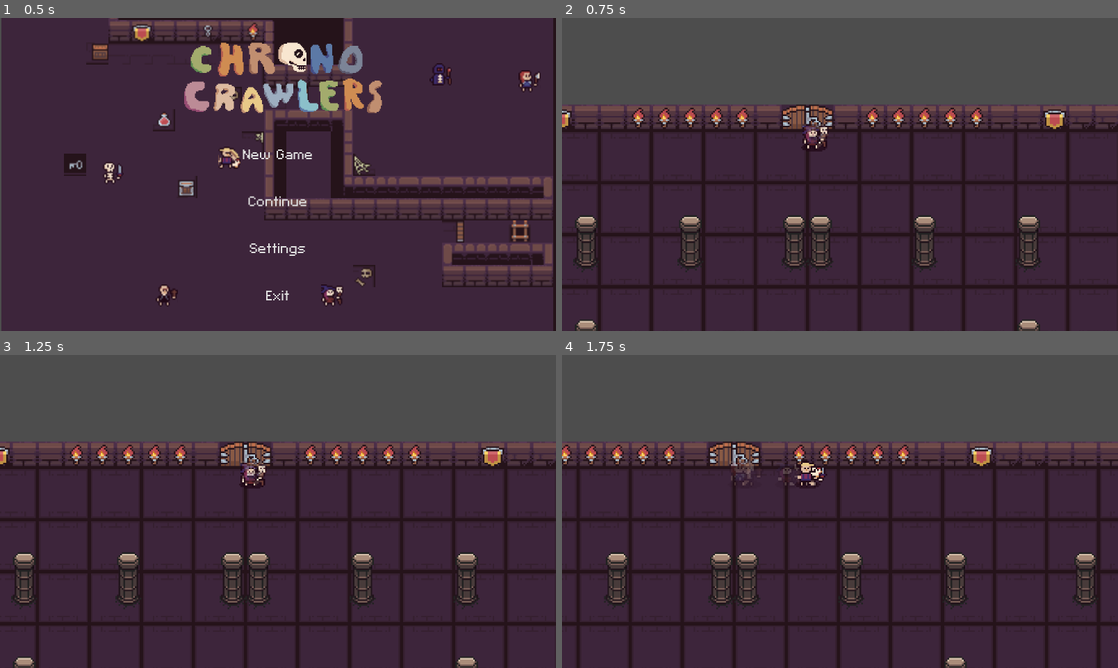
Above: before the commit, frames 1-4 (two rows, left to right).
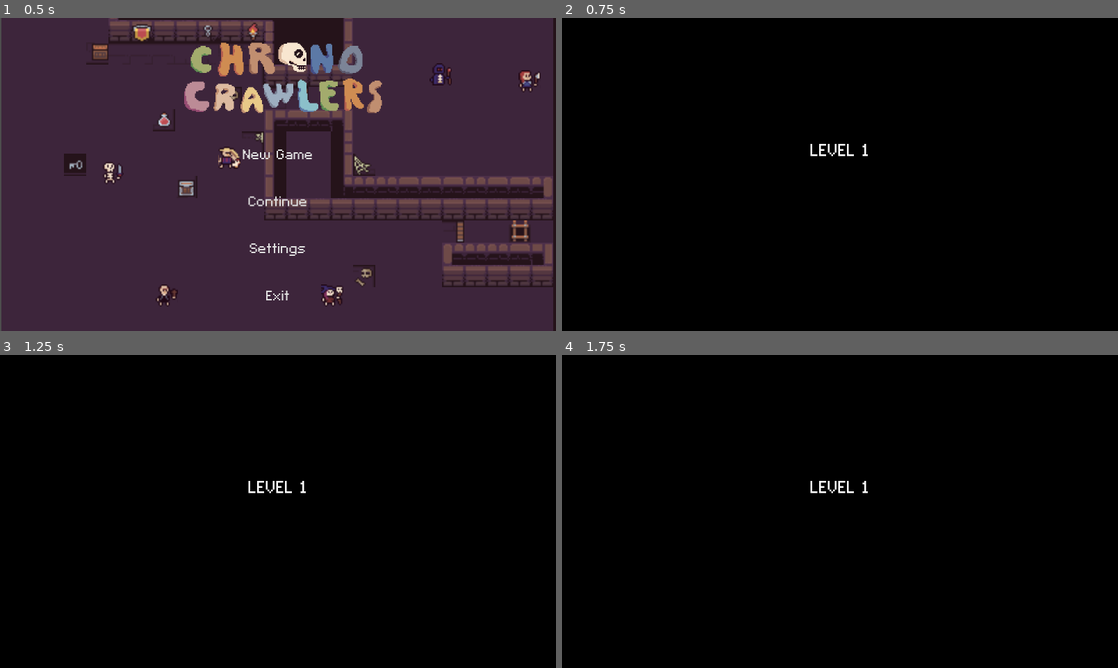
Above: after the commit, the same moments.

Repository: phoenixstears/chrono-crawlers
Game: Godot game, scene res://Scenes/MainMenu.tscn
The game is run twice, just before and just after one commit, with the same random seed, the same clock (stepped at 60 frames per second) and the same inputs.
Inputs (mouse positions are in pixels of both pictures, inside the frame that each line leads up to):
- Up to frame 1 (0.5 s): no input
- Up to frame 2 (0.75 s): click "New Game" at 0.5 s
- Up to frame 3 (1.25 s): no input
- Up to frame 4 (1.75 s): tap Enter at 1.25 s; move the mouse to (962, 495) at 1.27 s; hold D (right) from 1.28 s (still down); tap 1 (1) at 1.35 s; tap 2 (2) at 1.55 s

Frame 1 is identical in both runs. In frame 2, 100% of the frame differs, in the area x 0-100%, y 0-100%; in frame 3, 100%; in frame 4, 100%.

Commit message:
implement main gameplay loop and transitions

Diff:
--- /dev/null
+++ b/Scenes/GameOverScreen.tscn
@@ -0,0 +1,37 @@
+[gd_scene load_steps=3 format=3 uid="uid://dncgi2rx62w6g"]
+
+[ext_resource type="Script" uid="uid://cow3l2qjnrfdq" path="res://Scenes/game_over_screen.gd" id="1_2emqa"]
+[ext_resource type="FontFile" uid="uid://dobwvaegybdn6" path="res://fonts/C&C Red Alert [INET].ttf" id="2_6hy6l"]
+
+[node name="GameOverScreen" type="Node2D"]
+script = ExtResource("1_2emqa")
+
+[node name="ColorRect" type="ColorRect" parent="."]
+offset_left = -837.0
+offset_top = -483.0
+offset_right = 825.0
+offset_bottom = 516.0
+color = Color(0, 0, 0, 1)
+
+[node name="Camera2D" type="Camera2D" parent="."]
+
+[node name="Label" type="Label" parent="."]
+anchors_preset = 8
+anchor_left = 0.5
+anchor_top = 0.5
+anchor_right = 0.5
+anchor_bottom = 0.5
+offset_left = -507.0
+offset_top = -166.0
+offset_right = 508.0
+offset_bottom = 121.0
+grow_horizontal = 2
+grow_vertical = 2
+size_flags_horizontal = 4
+theme_override_fonts/font = ExtResource("2_6hy6l")
+theme_override_font_sizes/font_size = 64
+text = "GAME OVER
+PRESS ANY BUTTON TO START A NEW GAME
+PRESS ESC TO GO BACK TO MAIN MENU"
+horizontal_alignment = 1
+vertical_alignment = 1
--- a/Scenes/Level1.tscn
+++ b/Scenes/Level1.tscn
@@ -13,7 +13,7 @@
 [node name="AudioStreamPlayer" type="AudioStreamPlayer" parent="."]
 stream = ExtResource("1_2llne")
 autoplay = true
-parameters/looping = false
+parameters/looping = true
 
 [node name="PauseMenu" type="CanvasLayer" parent="."]
 process_mode = 2
@@ -40,7 +40,12 @@
 horizontal_alignment = 1
 vertical_alignment = 1
 
+[node name="Player" parent="." instance=ExtResource("3_joc8x")]
+
+[node name="Camera2D2" type="Camera2D" parent="Player"]
+position = Vector2(-35, -77)
+offset = Vector2(50, 100)
+zoom = Vector2(4.68, 4.68)
+
 [node name="Level" parent="." instance=ExtResource("6_t3or0")]
 position = Vector2(4834, 3612)
-
-[node name="Player" parent="." instance=ExtResource("3_joc8x")]
--- a/Scenes/MusicPlayer.tscn
+++ b/Scenes/MusicPlayer.tscn
@@ -8,5 +8,4 @@
 
 [node name="AudioStreamPlayer" type="AudioStreamPlayer" parent="."]
 stream = ExtResource("2_w8kvg")
-autoplay = true
 parameters/looping = false
--- a/Scenes/Skeleton.tscn
+++ b/Scenes/Skeleton.tscn
@@ -212,7 +212,7 @@
 }]
 
 [node name="Skeleton" type="CharacterBody2D" groups=["Enemy"]]
-collision_mask = 0
+collision_mask = 4
 script = ExtResource("1_abfcy")
 
 [node name="Skeleton" type="AnimatedSprite2D" parent="."]
--- a/Scenes/Spike.tscn
+++ b/Scenes/Spike.tscn
@@ -79,6 +79,8 @@
 sprite_frames = SubResource("SpriteFrames_3pwbd")
 animation = &"up"
 autoplay = "down"
+frame = 9
+frame_progress = 1.0
 
 [node name="Timer" type="Timer" parent="."]
 
--- /dev/null
+++ b/Scenes/game_over_screen.gd
@@ -0,0 +1,15 @@
+extends Node2D
+
+
+
+func _ready():
+	Global.level = 0
+
+
+func _unhandled_input(event):
+	if event is InputEventKey:
+		if event.pressed:
+			if event.keycode == KEY_ESCAPE:
+				get_tree().change_scene_to_file("res://Scenes/MainMenu.tscn")
+			else:
+				get_tree().change_scene_to_file("res://Scenes/level_transition_screen.tscn")
--- a/Scenes/left_door.gd
+++ b/Scenes/left_door.gd
@@ -1,5 +1,6 @@
 extends StaticBody2D
 
+@export var unlocked = false
 
 func open():
 	queue_free()
--- a/Scenes/level_1.gd
+++ b/Scenes/level_1.gd
@@ -1,5 +1,174 @@
 extends Node
 
+
+
+var waves_1 = [
+	[{"scene": preload("res://scenes/Skeleton.tscn"), "position": Vector2(-250,150)},
+	{"scene": preload("res://scenes/Skeleton.tscn"), "position": Vector2(-100,150)},
+	{"scene": preload("res://scenes/Skeleton.tscn"), "position": Vector2(50,150)},
+	{"scene": preload("res://scenes/Skeleton.tscn"), "position": Vector2(200,150)},
+	{"scene": preload("res://scenes/Mage.tscn"), "position": Vector2(-200,300)},
+	{"scene": preload("res://scenes/Mage.tscn"), "position": Vector2(0,300)},
+	{"scene": preload("res://scenes/Mage.tscn"), "position": Vector2(200,300)}],
+
+	[{"scene": preload("res://scenes/Skeleton.tscn"), "position": Vector2(-250,150)},
+	{"scene": preload("res://scenes/Skeleton.tscn"), "position": Vector2(-100,150)},
+	{"scene": preload("res://scenes/Skeleton.tscn"), "position": Vector2(50,150)},
+	{"scene": preload("res://scenes/Skeleton.tscn"), "position": Vector2(200,150)},
+	{"scene": preload("res://scenes/Mage.tscn"), "position": Vector2(-200,300)},
+	{"scene": preload("res://scenes/Mage.tscn"), "position": Vector2(0,300)},
+	{"scene": preload("res://scenes/Mage.tscn"), "position": Vector2(200,300)}],
+
+	[{"scene": preload("res://scenes/Skeleton.tscn"), "position": Vector2(-250,150)},
+	{"scene": preload("res://scenes/Skeleton.tscn"), "position": Vector2(-100,150)},
+	{"scene": preload("res://scenes/Skeleton.tscn"), "position": Vector2(50,150)},
+	{"scene": preload("res://scenes/Skeleton.tscn"), "position": Vector2(200,150)},
+	{"scene": preload("res://scenes/Mage.tscn"), "position": Vector2(-200,300)},
+	{"scene": preload("res://scenes/Mage.tscn"), "position": Vector2(0,300)},
+	{"scene": preload("res://scenes/Mage.tscn"), "position": Vector2(200,300)}]
+]
+
+var waves_2 = [
+	[{"scene": preload("res://scenes/Skeleton.tscn"), "position": Vector2(-150,950)},
+	{"scene": preload("res://scenes/Skeleton.tscn"), "position": Vector2(-50,950)},
+	{"scene": preload("res://scenes/Skeleton.tscn"), "position": Vector2(50,950)},
+	{"scene": preload("res://scenes/Skeleton.tscn"), "position": Vector2(150,950)},
+	{"scene": preload("res://scenes/Mage.tscn"), "position": Vector2(-100,1050)},
+	{"scene": preload("res://scenes/Mage.tscn"), "position": Vector2(0,1050)},
+	{"scene": preload("res://scenes/Mage.tscn"), "position": Vector2(100,1050)}],
+
+	[{"scene": preload("res://scenes/Skeleton.tscn"), "position": Vector2(-150,950)},
+	{"scene": preload("res://scenes/Skeleton.tscn"), "position": Vector2(-50,950)},
+	{"scene": preload("res://scenes/Skeleton.tscn"), "position": Vector2(50,950)},
+	{"scene": preload("res://scenes/Skeleton.tscn"), "position": Vector2(150,950)},
+	{"scene": preload("res://scenes/Mage.tscn"), "position": Vector2(-100,1050)},
+	{"scene": preload("res://scenes/Mage.tscn"), "position": Vector2(0,1050)},
+	{"scene": preload("res://scenes/Mage.tscn"), "position": Vector2(100,1050)}],
+
+	[{"scene": preload("res://scenes/Skeleton.tscn"), "position": Vector2(-150,950)},
+	{"scene": preload("res://scenes/Skeleton.tscn"), "position": Vector2(-50,950)},
+	{"scene": preload("res://scenes/Skeleton.tscn"), "position": Vector2(50,950)},
+	{"scene": preload("res://scenes/Skeleton.tscn"), "position": Vector2(150,950)},
+	{"scene": preload("res://scenes/Mage.tscn"), "position": Vector2(-100,1050)},
+	{"scene": preload("res://scenes/Mage.tscn"), "position": Vector2(0,1050)},
+	{"scene": preload("res://scenes/Mage.tscn"), "position": Vector2(100,1050)}]
+	]
+var waves_3 = [
+	[{"scene": preload("res://scenes/Skeleton.tscn"), "position": Vector2(800,1300)},
+	{"scene": preload("res://scenes/Skeleton.tscn"), "position": Vector2(800,1400)},
+	{"scene": preload("res://scenes/Skeleton.tscn"), "position": Vector2(800,1500)},
+	{"scene": preload("res://scenes/Skeleton.tscn"), "position": Vector2(800,1600)},
+	{"scene": preload("res://scenes/Mage.tscn"), "position": Vector2(925,1350)},
+	{"scene": preload("res://scenes/Mage.tscn"), "position": Vector2(925,1500)},
+	{"scene": preload("res://scenes/Mage.tscn"), "position": Vector2(925,1650)}],
+
+	[{"scene": preload("res://scenes/Skeleton.tscn"), "position": Vector2(800,1300)},
+	{"scene": preload("res://scenes/Skeleton.tscn"), "position": Vector2(800,1400)},
+	{"scene": preload("res://scenes/Skeleton.tscn"), "position": Vector2(800,1500)},
+	{"scene": preload("res://scenes/Skeleton.tscn"), "position": Vector2(800,1600)},
+	{"scene": preload("res://scenes/Mage.tscn"), "position": Vector2(925,1350)},
+	{"scene": preload("res://scenes/Mage.tscn"), "position": Vector2(925,1500)},
+	{"scene": preload("res://scenes/Mage.tscn"), "position": Vector2(925,1650)}],
+
+		[{"scene": preload("res://scenes/Skeleton.tscn"), "position": Vector2(800,1300)},
+	{"scene": preload("res://scenes/Skeleton.tscn"), "position": Vector2(800,1400)},
+	{"scene": preload("res://scenes/Skeleton.tscn"), "position": Vector2(800,1500)},
+	{"scene": preload("res://scenes/Skeleton.tscn"), "position": Vector2(800,1600)},
+	{"scene": preload("res://scenes/Mage.tscn"), "position": Vector2(925,1350)},
+	{"scene": preload("res://scenes/Mage.tscn"), "position": Vector2(925,1500)},
+	{"scene": preload("res://scenes/Mage.tscn"), "position": Vector2(925,1650)}]
+	]
+var wave_boss = [
+	[{"scene": preload("res://scenes/Skeleton.tscn"), "position": Vector2(1810,1250)}]
+]
+
+
+
+
+var current_wave_1 = 0
+var room1_cleared = false
+var current_wave_2 = 0
+var room2_cleared = false
+var current_wave_3 = 0
+var room3_cleared = false
+var boss_spawned = false
+func spawn_wave_1():
+	for enemy_data in waves_1[current_wave_1]:
+		var enemy = enemy_data["scene"].instantiate()
+		enemy.position = enemy_data["position"]
+		add_child(enemy)
+	current_wave_1 += 1
+
+func spawn_wave_2():
+	for enemy_data in waves_2[current_wave_2]:
+		var enemy = enemy_data["scene"].instantiate()
+		enemy.position = enemy_data["position"]
+		add_child(enemy)
+	current_wave_2 += 1
+func spawn_wave_3():
+	for enemy_data in waves_3[current_wave_3]:
+		var enemy = enemy_data["scene"].instantiate()
+		enemy.position = enemy_data["position"]
+		add_child(enemy)
+	current_wave_3 += 1
+func spawn_boss():
+	for enemy_data in wave_boss[0]:
+		var enemy = enemy_data["scene"].instantiate()
+		enemy.position = enemy_data["position"]
+		add_child(enemy)
+func _ready():
+	spawn_wave_1()
+
+func _process(delta: float):
+	if $Level/RightDoor2 == null and current_wave_2 == 0:
+		spawn_wave_2()
+	if $Level/TopDoor4 == null and current_wave_3 == 0:
+		spawn_wave_3()
+	if $Level/TopDoor2 == null and boss_spawned == false:
+		spawn_boss()
+	if current_wave_1 <= 2:
+		print(current_wave_1)
+		if get_tree().get_nodes_in_group("Enemy").is_empty():
+			spawn_wave_1()
+	elif room1_cleared == false:
+		$Level/RightDoor.unlocked = true
+		$Level/RightDoor2.unlocked = true
+		room1_cleared = true
+	elif current_wave_2 > 0 and current_wave_2 < 3:
+		if get_tree().get_nodes_in_group("Enemy").is_empty():
+			spawn_wave_2()
+	elif current_wave_2 > 2 and room2_cleared == false:
+		$Level/LeftDoor.unlocked = true
+		$Level/LeftDoor2.unlocked = true
+		$Level/LeftDoor3.unlocked = true
+		$Level/LeftDoor4.unlocked = true
+		$Level/LeftDoor5.unlocked = true
+		$Level/LeftDoor6.unlocked = true
+		$Level/LeftDoor7.unlocked = true
+		$Level/LeftDoor8.unlocked = true
+		$Level/LeftDoor9.unlocked = true
+		$Level/LeftDoor10.unlocked = true
+		$Level/LeftDoor11.unlocked = true
+		$Level/LeftDoor12.unlocked = true
+		$Level/TopDoor.unlocked = true
+		$Level/TopDoor4.unlocked = true
+		$Level/TopDoor5.unlocked = true
+		room2_cleared = true
+	elif current_wave_3 > 0 and current_wave_3 < 3:
+		if get_tree().get_nodes_in_group("Enemy").is_empty():
+			spawn_wave_3()
+	elif current_wave_3 > 2 and room3_cleared == false:
+		$Level/TopDoor2.unlocked = true
+		$Level/TopDoor3.unlocked = true
+		room3_cleared = true
+	elif $Level/TopDoor2 == null and boss_spawned == false:
+		spawn_boss()
+		boss_spawned = true
+	elif boss_spawned == true:
+		if get_tree().get_nodes_in_group("Enemy").is_empty():
+			await get_tree().create_timer(1.5).timeout
+			Global.level += 1
+			get_tree().change_scene_to_file("res://Scenes/level_transition_screen.tscn")
 
 func _unhandled_input(event):
 	if event is InputEventKey:
--- /dev/null
+++ b/Scenes/level_transition_screen.gd
@@ -0,0 +1,10 @@
+extends Node2D
+
+
+
+func _ready():
+	for i in range (0,Global.level):
+		$Label.text+= "?"
+	$AudioStreamPlayer.play()
+	await get_tree().create_timer(5).timeout
+	get_tree().change_scene_to_file("res://Scenes/Level1.tscn")
--- /dev/null
+++ b/Scenes/level_transition_screen.tscn
@@ -0,0 +1,40 @@
+[gd_scene load_steps=4 format=3 uid="uid://chp5ktlm41bo6"]
+
+[ext_resource type="Script" uid="uid://bxudyki7uc8vv" path="res://Scenes/level_transition_screen.gd" id="1_jvs5l"]
+[ext_resource type="FontFile" uid="uid://dobwvaegybdn6" path="res://fonts/C&C Red Alert [INET].ttf" id="1_mgn2k"]
+[ext_resource type="AudioStream" uid="uid://dx8pqn5cgifqq" path="res://SFX/clock_ticking.wav" id="2_4e4f5"]
+
+[node name="LevelTransitionScreen" type="Node2D"]
+position = Vector2(4, 1)
+script = ExtResource("1_jvs5l")
+
+[node name="ColorRect" type="ColorRect" parent="."]
+offset_left = -835.0
+offset_top = -472.0
+offset_right = 839.0
+offset_bottom = 497.0
+color = Color(0, 0, 0, 1)
+
+[node name="Label" type="Label" parent="."]
+anchors_preset = 8
+anchor_left = 0.5
+anchor_top = 0.5
+anchor_right = 0.5
+anchor_bottom = 0.5
+offset_left = -414.0
+offset_top = -214.0
+offset_right = 415.0
+offset_bottom = 76.0
+grow_horizontal = 2
+grow_vertical = 2
+size_flags_horizontal = 4
+theme_override_fonts/font = ExtResource("1_mgn2k")
+theme_override_font_sizes/font_size = 64
+text = "LEVEL 1"
+horizontal_alignment = 1
+vertical_alignment = 1
+
+[node name="Camera2D" type="Camera2D" parent="."]
+
+[node name="AudioStreamPlayer" type="AudioStreamPlayer" parent="."]
+stream = ExtResource("2_4e4f5")
--- a/Scenes/mage.gd
+++ b/Scenes/mage.gd
@@ -44,7 +44,6 @@
 	var bullet = bullet_scene.instantiate()
 	get_parent().add_child(bullet)
 	bullet.global_position = bullet_spawn.global_position
-	print(bullet.global_position)
 	var direction = (target.global_position - bullet_spawn.global_position).normalized()
 	bullet.velocity = direction * bullet.speed
 
@@ -59,4 +58,6 @@
 		set_physics_process(false)
 		$CollisionShape2D.disabled = true
 		animation.play("dead")
+		await $Mage.animation_finished
+		queue_free()
 		$Timer.set_paused(true)
--- a/Scenes/mage.tscn
+++ b/Scenes/mage.tscn
@@ -174,14 +174,16 @@
 size = Vector2(17, 20)
 
 [node name="Mage" type="CharacterBody2D" groups=["Enemy"]]
-collision_mask = 0
+collision_mask = 4
 script = ExtResource("1_bbshb")
 bullet_scene = ExtResource("2_h01ui")
 
 [node name="Mage" type="AnimatedSprite2D" parent="."]
 z_index = 1
 sprite_frames = SubResource("SpriteFrames_y61np")
-animation = &"idle"
+animation = &"dead"
+frame = 3
+frame_progress = 1.0
 
 [node name="CollisionShape2D" type="CollisionShape2D" parent="."]
 z_index = 1
--- a/Scenes/skeleton.gd
+++ b/Scenes/skeleton.gd
@@ -46,10 +46,11 @@
 	slashing = true
 
 func take_damage(dmg):
-	print("taking dmg")
 	current_hp -= dmg
 	if current_hp <= 0:
 		set_process(false)
 		set_physics_process(false)
 		$Skeleton.play("dead")
+		await $Skeleton.animation_finished
+		queue_free()
 		$CollisionShape2D.disabled = true
--- a/Scenes/skeleton_pivot.gd
+++ b/Scenes/skeleton_pivot.gd
@@ -4,5 +4,5 @@
 @onready var skeleton = $"../../Skeleton"
 
 func _process(delta: float) -> void:
-	if !skeleton.slashing:
+	if  skeleton != null and !skeleton.slashing:
 		look_at(player.global_position)
--- a/scripts/Player/Necromancer/necromancer_attack_state.gd
+++ b/scripts/Player/Necromancer/necromancer_attack_state.gd
@@ -51,7 +51,6 @@
 				#t.fix_tether(player_root)
 				drain_dict[object] = 0
 
-	print(drain_dict)
 
 var radius: float = 50.0
 var color: Color = Color.RED
--- a/scripts/Player/Priest/priest_attack_state.gd
+++ b/scripts/Player/Priest/priest_attack_state.gd
@@ -39,6 +39,5 @@
 	var bullet = bullet_scene.instantiate()
 	player_root.get_tree().current_scene.add_child(bullet)
 	bullet.global_position = bullet_spawn.global_position
-	print(bullet.global_position)
 	var direction = Vector2.RIGHT.rotated(bullet_spawn.rotation)
 	bullet.velocity = direction * bullet.speed
--- a/scripts/Player/player.gd
+++ b/scripts/Player/player.gd
@@ -62,7 +62,7 @@
 		if torch != null:
 			torch.toggle()
 		var door = check_if_door_close()
-		if door != null:
+		if door != null and door.unlocked:
 			door.open()
 
 func check_if_torch_close():
@@ -121,7 +121,7 @@
 
 func take_damage():
 	if queue_positions.size() == 1:
-		get_tree().change_scene_to_file("res://Scenes/MainMenu.tscn")
+		get_tree().change_scene_to_file("res://Scenes/GameOverScreen.tscn")
 	else:
 		state_controller.transition_to_state(BaseState.State.DEAD)
 		queue_positions.remove_at(0)
--- a/scripts/global.gd
+++ b/scripts/global.gd
@@ -1,7 +1,7 @@
 extends Node
 
 
-
+var level = 0
 var save = false
 var sound_volume = 50
 func _ready():
--- a/scripts/main_menu.gd
+++ b/scripts/main_menu.gd
@@ -1,6 +1,7 @@
 extends Control
 
 func _ready():
+	MusicPlayer.play_music()
 	$Clock1.hide()
 	$Clock2.hide()
 	$Clock3.hide()
@@ -17,7 +18,8 @@
 func _on_new_game_button_pressed() -> void:
 	MusicPlayer.stop_music()
 	Global.save_progress()
-	get_tree().change_scene_to_file("res://Scenes/Level1.tscn")
+	Global.level = 0
+	get_tree().change_scene_to_file("res://Scenes/level_transition_screen.tscn")
 
 func _on_new_game_button_mouse_entered() -> void:
 	$Clock1.show()
@@ -30,6 +32,7 @@
 
 func _on_continue_button_pressed() -> void:
 	MusicPlayer.stop_music()
+	get_tree().change_scene_to_file("res://Scenes/level_transition_screen.tscn")
 
 func _on_continue_button_mouse_entered() -> void:
 	$Clock3.show()
--- a/scripts/music_player.gd
+++ b/scripts/music_player.gd
@@ -3,3 +3,6 @@
 
 func stop_music():
 	$AudioStreamPlayer.stop()
+
+func play_music():
+	$AudioStreamPlayer.play()
Not shown: 1 places in Scenes/Level1.tscn that only renumber resources
Not shown: 1 places in Scenes/MainMenu.tscn that only renumber resources
Not shown, added: Scenes/game_over_screen.gd.uid
Not shown, added: Scenes/level_transition_screen.gd.uid
